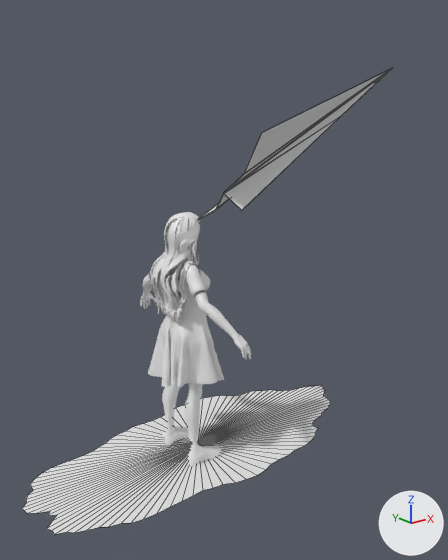
The glTF model public/models/plane_scene.glb: old version first, new version second.
The view is the same before and after, from a camera (50 mm lens) standing at (-2.36, -3.39, 2.63) and looking at (0.28, -0.09, 1.31). Lighting does not change. The marker at lower right points along +X, +Y and +Z. The picture after the commit comes second. Mesh edges are drawn as thin lines on the coarser meshes. Where no turn or scale is listed for an object, it has been applied to the vertices. Vertices at exactly the same position are counted once.

The scene before the commit, as lines of its bpy script (objects in view):
```python
me_girl_body_mesh = bpy.data.meshes.new('Girl_Body_MESH')
me_girl_body_mesh.from_pydata(...)  # 23708 vertices, 45527 faces; spans x -0.24..0.24, y -0.63..0.63, z 0.0..1.82
# faces by material slot: [17146, 2539, 10358, 7484, 8000]
me_girl_body_mesh.materials.append(mat_mat_skin_001)  # white #e7e7e7
me_girl_body_mesh.materials.append(mat_mat_shirt_001)  # white #e7e7e7
me_girl_body_mesh.materials.append(mat_mat_dress_001)  # white #e7e7e7
me_girl_body_mesh.materials.append(mat_mat_hair_001)  # white #e7e7e7
me_girl_body_mesh.materials.append(mat_mat_shoes_001)  # white #e7e7e7
me_grass_patch_mesh = bpy.data.meshes.new('Grass_Patch_MESH')
me_grass_patch_mesh.from_pydata(...)  # 97 vertices, 96 faces; spans x -1.24..1.58, y -0.58..0.6, z 0.0
me_grass_patch_mesh.materials.append(mat_mat_grass)  # white #e7e7e7
me_paper_plane_mesh = bpy.data.meshes.new('Paper_Plane_MESH')
me_paper_plane_mesh.from_pydata(...)  # 16 vertices, 30 faces; spans x 0.0..1.95, y -0.62..0.62, z -0.16..0.05
me_paper_plane_mesh.materials.append(mat_mat_paper)  # white #e7e7e7
ob_girl_body = bpy.data.objects.new('Girl_Body', me_girl_body_mesh)
ob_girl_body.location = (0.0, 0.0, -0.007)
ob_grass_patch = bpy.data.objects.new('Grass_Patch', me_grass_patch_mesh)
ob_grass_patch.location = (0.0, 0.0, 0.0)
ob_paper_plane = bpy.data.objects.new('Paper_Plane', me_paper_plane_mesh)
ob_paper_plane.location = (0.135, -0.272, 1.969)
ob_paper_plane.rotation_euler = (-0.663, -0.419, 0.0524)  # degrees (-38, -24, 3)
```
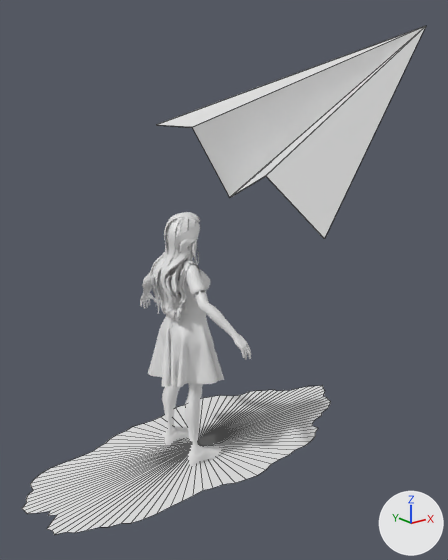
Location of each change, (x1, y1, x2, y2) in pixels of the pictures (448 x 560 px):
'Paper_Plane', reshaped, moved, turned, rescaled
    before: (200, 68, 393, 219)
    after: (156, 26, 426, 239)

What the commit changed:
me_paper_plane_mesh is used by ob_paper_plane; location (0.135, -0.272, 1.969); rotation (-0.663, -0.419, 0.0524), in degrees (-38, -24, 3).
me_paper_plane_mesh had 16 vertices, 30 faces and spanned x 0.0..1.95, y -0.62..0.62, z -0.16..0.05.
me_paper_plane_mesh now has 14 vertices, 26 faces and spans x 0.01..1.95, y -0.62..0.62, z -0.08..0.26.
Part 1, on me_paper_plane_mesh:
4 vertices are removed from x 0.0..0.02, y 0.0, z -0.16..0.0.
16 faces are deleted.
4 vertices in x 0.03, y -0.26..0.26, z -0.02 move by (-0.01, 0.02, 0.28).
2 vertices are added at (0.01, 0.0, -0.08), (0.01, 0.0, -0.08).
12 new faces join them.
Object 'Paper_Plane' (ob_paper_plane) moves from (0.135, -0.272, 1.969) to (0.175, -0.272, 1.992).
Object 'Paper_Plane' (ob_paper_plane) turns from (-38, -24, 3) to (29, -28, 0.4) degrees about x, y and z.
Object 'Paper_Plane' (ob_paper_plane) is rescaled from (1.0, 1.0, 1.0) to (1.18, 1.18, 1.18).
